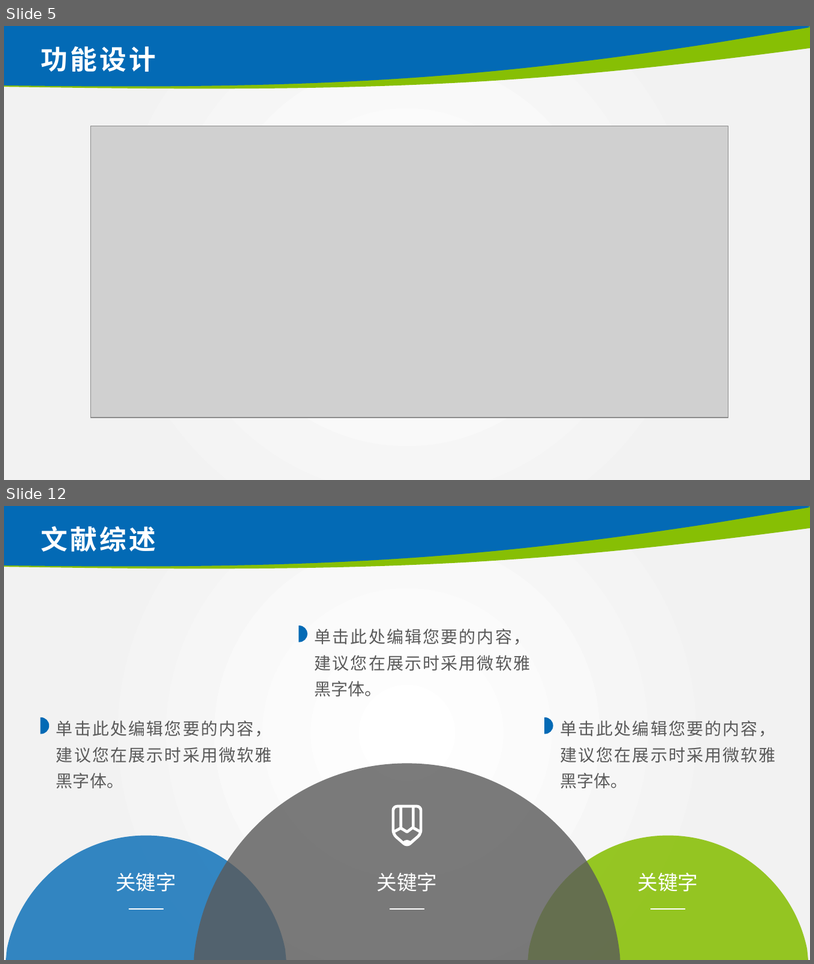
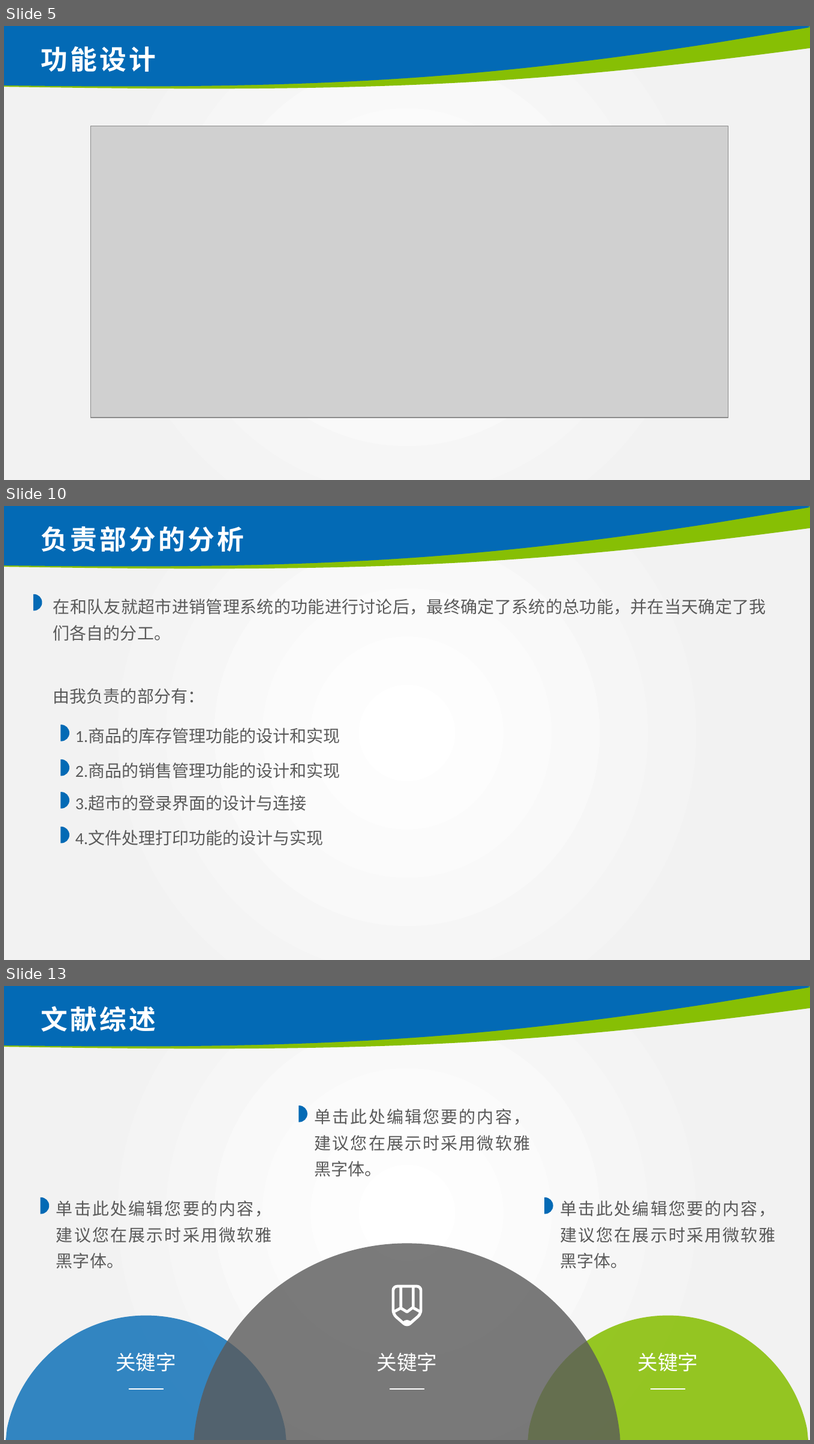
Before and after one commit to CH3OCH3-lio/shop-management, a slide deck: 2019013121_林炅答辩.pptx. Shown one above the other, each under a label of ours: slides 5 and 12 before the commit, slides 5, 10 and 13 after it; the slides between them are not shown. The pictures are 814x964 and 814x1444 pixels, drawn with LibreOffice and Linux fonts; fonts in the diff are those of the drawing; grey boxes stand for pictures; background and template pictures are left out. Boxes give left, top, right and bottom in pixels: in the first picture for what was removed or moved away, otherwise in the second. Text is boxed around its words. In the diff, an @@ line names an element or a change of style, - is before the commit and + after.

```diff
--- a/2019013121_林炅答辩.pptx
+++ b/2019013121_林炅答辩.pptx
@@ slide 10 added at (4, 506, 810, 960), background picture (left out); not listed: 2 template elements that a slide beside it also shows @@
@@ title added at (41, 526, 244, 552), 32 pt, text #FFFFFF, bold @@
+负责部分的分析
@@ freeform shape added at (33, 594, 42, 610), fill #036AB5 @@
@@ text added at (53, 598, 767, 641), 20 pt, text #5A5A5A @@
+在和队友就超市进销管理系统的功能进行讨论后，最终确定了系统的总功能，并在当天确定了我们各自的分工。
@@ text added at (53, 688, 204, 703), 20 pt, text #5A5A5A @@
+由我负责的部分有：
@@ freeform shape added at (60, 724, 69, 741), fill #036AB5 @@
@@ text added at (75, 728, 341, 743), 20 pt, text #5A5A5A @@
+1.商品的库存管理功能的设计和实现
@@ freeform shape added at (60, 759, 69, 775), fill #036AB5 @@
@@ text added at (75, 763, 341, 778), 20 pt, text #5A5A5A @@
+2.商品的销售管理功能的设计和实现
@@ freeform shape added at (60, 792, 69, 808), fill #036AB5 @@
@@ text added at (75, 795, 307, 811), 20 pt, text #5A5A5A @@
+3.超市的登录界面的设计与连接
@@ freeform shape added at (60, 826, 69, 843), fill #036AB5 @@
@@ text added at (75, 830, 324, 845), 20 pt, text #5A5A5A @@
+4.文件处理打印功能的设计与实现
@@ what was slide 12 is now slide 13 @@
```
Also in this commit, not shown: 4 slides changed, 4 other slides added, 4 slides removed, 2 other files.
